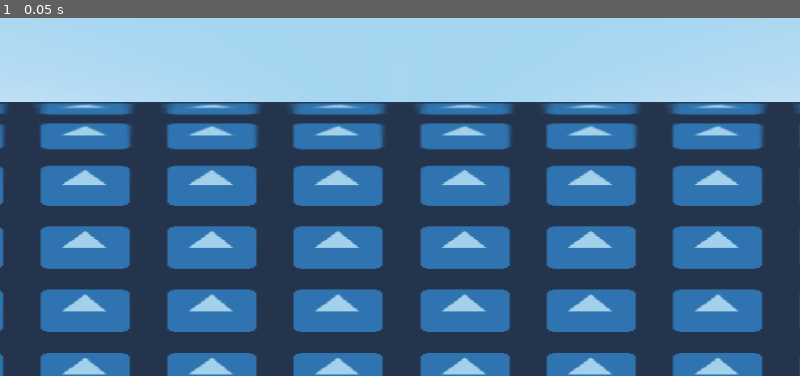
Above: before the commit, frame 1.
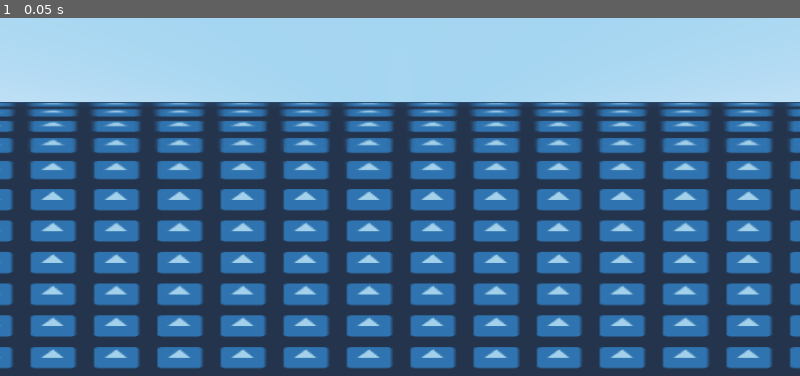
Above: after the commit, the same moment.

Repository: MTareqAzim/tag
Game: Godot game, scene res://Scenes/Worlds/World.tscn
The game is run twice, just before and just after one commit, with the same random seed, the same clock (stepped at 60 frames per second) and the same inputs. Before the commit the project starts from res://Scenes/World.tscn. The engine's default icon, where the game draws it, is replaced by a stand-in: a white triangle on a blue panel in a dark square.
Inputs:
- Up to frame 1 (0.05 s): no input

The runs differ from the first frame. In frame 1, 37% of the frame differs, in the area x 0-100%, y 23-100%.

Commit message:
Organizing.

Diff:
--- a/Scenes/World.tscn
+++ b/Scenes/Worlds/World.tscn
@@ -1,16 +1,16 @@
 [gd_scene load_steps=7 format=2]
 
-[ext_resource path="res://Shaders/rolling_log.shader" type="Shader" id=1]
+[ext_resource path="res://Scenes/Cameras/CameraPivot.tscn" type="PackedScene" id=1]
 [ext_resource path="res://icon.png" type="Texture" id=2]
-[ext_resource path="res://Scenes/Camera/CameraPivot.tscn" type="PackedScene" id=3]
+[ext_resource path="res://Shaders/rolling_log.shader" type="Shader" id=3]
 
 [sub_resource type="BoxShape" id=1]
 extents = Vector3( 10, 0.1, 10 )
 
 [sub_resource type="ShaderMaterial" id=3]
-shader = ExtResource( 1 )
+shader = ExtResource( 3 )
 shader_param/camera_roll_offset = 8.0
-shader_param/texture_scale = Vector2( 20, 20 )
+shader_param/texture_scale = Vector2( 40, 40 )
 shader_param/texturemap = ExtResource( 2 )
 
 [sub_resource type="PlaneMesh" id=2]
@@ -30,4 +30,4 @@
 mesh = SubResource( 2 )
 material/0 = null
 
-[node name="CameraPivot" parent="." instance=ExtResource( 3 )]
+[node name="CameraPivot" parent="." instance=ExtResource( 1 )]
--- a/project.godot
+++ b/project.godot
@@ -315,7 +315,7 @@
 [application]
 
 config/name="Tag"
-run/main_scene="res://Scenes/World.tscn"
+run/main_scene="res://Scenes/Worlds/World.tscn"
 config/icon="res://icon.png"
 
 [display]
Renamed: Scenes/Camera/CameraPivot.tscn -> Scenes/Cameras/CameraPivot.tscn
